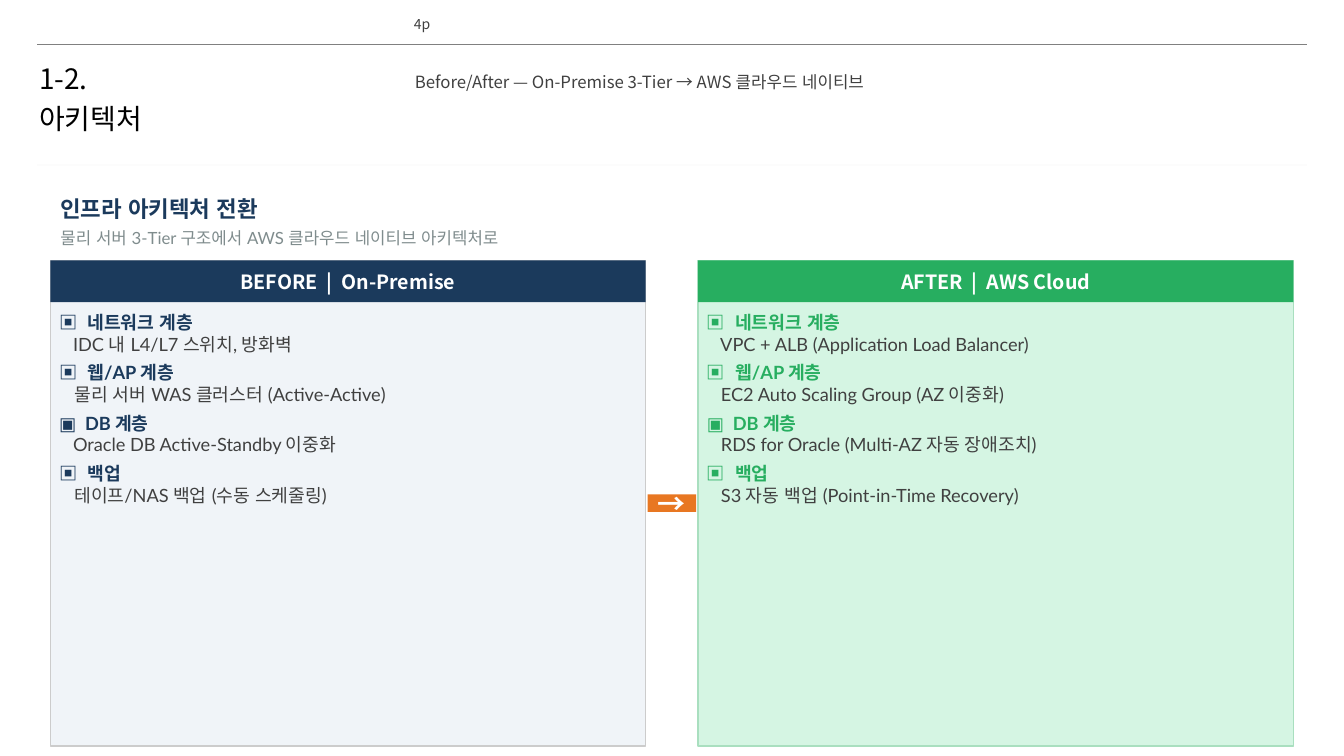
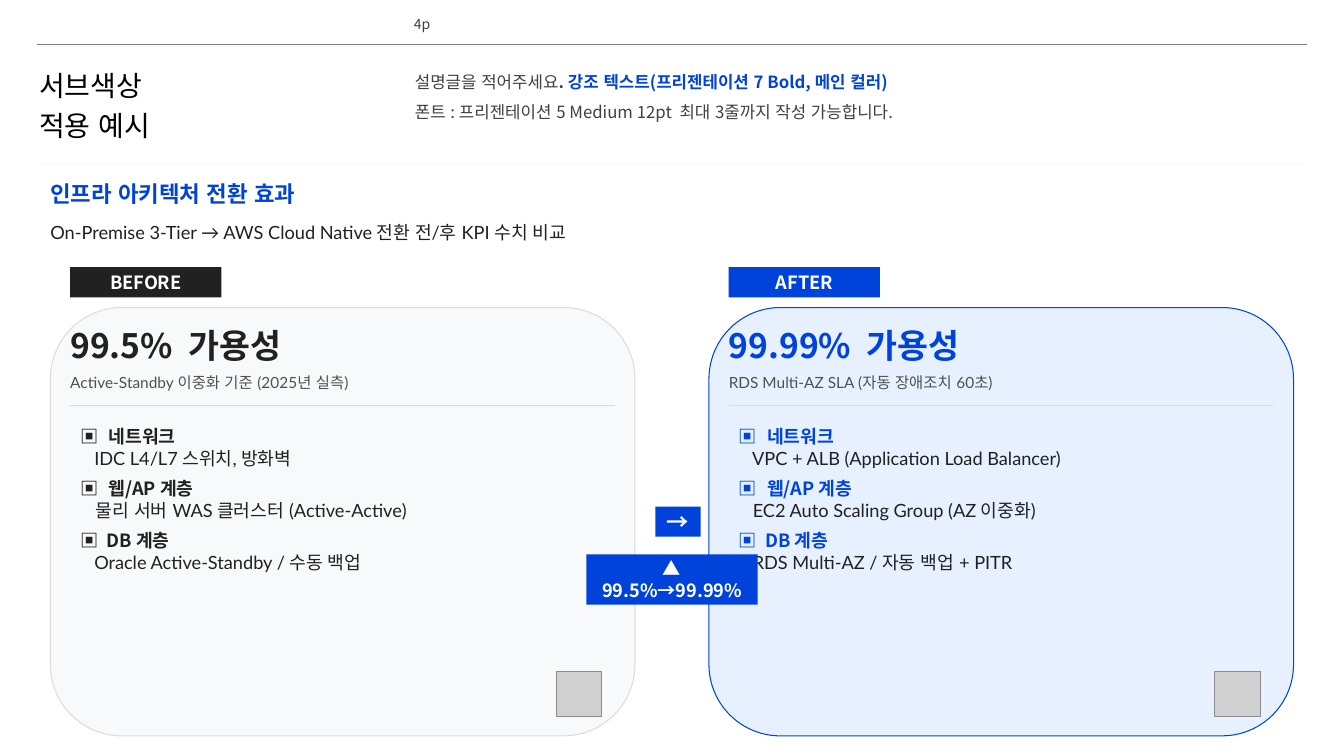
Before and after one commit to lhs6395-hslee/project-steer, a slide deck: slide 4 of results/pptx/Oracle_DB_Migration_Guide.pptx. Drawn at 1344x756 pixels with LibreOffice and Linux fonts; fonts in the diff are those of the drawing; grey boxes stand for pictures; background and template pictures are left out. Boxes give left, top, right and bottom in pixels: in the first picture for what was removed or moved away, otherwise in the second. Text is boxed around its words. In the diff, an @@ line names an element or a change of style, - is before the commit and + after.

```diff
--- a/results/pptx/Oracle_DB_Migration_Guide.pptx
+++ b/results/pptx/Oracle_DB_Migration_Guide.pptx
@@ text at (39,72,150,139): text changed @@
-1-2.
-아키텍처
+서브색상
+적용 예시
@@ text at (415,74,893,122): text changed @@
-Before/After — On-Premise 3-Tier → AWS 클라우드 네이티브
+설명글을 적어주세요. 강조 텍스트(프리젠테이션 7 Bold, 메인 컬러)
+폰트 : 프리젠테이션 5 Medium 12pt 최대 3줄까지 작성 가능합니다.
@@ text at (50,183,295,204): text changed; text colour #1B3A5C to #0043DA @@
-인프라 아키텍처 전환
+인프라 아키텍처 전환 효과
@@ text at (50,224,566,241): text changed; size 12 to 13 pt; text colour #7F8C8D to #212121 @@
-물리 서버 3-Tier 구조에서 AWS 클라우드 네이티브 아키텍처로
+On-Premise 3-Tier → AWS Cloud Native 전환 전/후 KPI 수치 비교
@@ rectangle removed at (50,260,646,746) @@
@@ rectangle removed at (50,260,646,302) @@
-BEFORE | On-Premise
@@ rectangle added at (71,267,222,297), fill #212121, 13 pt, text #FFFFFF, bold @@
+BEFORE
@@ rectangle removed at (699,260,1295,746) @@
@@ rectangle removed at (699,260,1295,302) @@
-AFTER | AWS Cloud
@@ rectangle added at (729,267,880,297), fill #0043DA, 13 pt, text #FFFFFF, bold @@
+AFTER
@@ rounded rectangle added at (50,308,635,736), fill #F8F9FA, outline #DCDCDC 0.75 pt @@
@@ text added at (70,329,281,361), 24 pt, text #212121, bold @@
+99.5% 가용성
@@ rounded rectangle added at (709,308,1294,736), fill #E6F0FF, outline #0043DA 0.75 pt @@
@@ text added at (729,323,960,361), 24 pt, text #0043DA, bold @@
+99.99% 가용성
@@ text added at (70,375,349,391), 11 pt, text #505050 @@
+Active-Standby 이중화 기준 (2025년 실측)
@@ text added at (729,375,992,390), 11 pt, text #505050 @@
+RDS Multi-AZ SLA (자동 장애조치 60초)
@@ text "▣ 네트워크": place and size @@
-text "▣ 네트워크" at (73,313,386,505)
+text "▣ 네트워크" at (94,427,407,572)
@@ rectangle added at (71,405,615,406), fill #DCDCDC @@
@@ text "▣ 네트워크": place and size @@
-text "▣ 네트워크" at (720,313,1037,505)
+text "▣ 네트워크" at (752,427,1060,574)
@@ rectangle added at (729,405,1273,406), fill #DCDCDC @@
@@ text at (94,427,291,467): text changed; text colour #404040 to #212121 @@
-▣ 네트워크 계층
-IDC 내 L4/L7 스위치, 방화벽
+▣ 네트워크
+IDC L4/L7 스위치, 방화벽
@@ text at (767,427,834,445): text changed; font Lato to Noto Sans CJK KR; text colour #27AE60 to #0043DA @@
-▣ 네트워크 계층
+▣ 네트워크
@@ text at (96,479,407,549): font Lato to Noto Sans CJK KR, text colour #1B3A5C to #212121 in "▣ 웹/AP 계층", "▣ DB 계층"; text colour #404040 to #212121 in "물리 서버 WAS 클러스터 (Active-Active)" @@
@@ text at (752,451,1060,549): text colour #404040 to #212121 in "VPC + ALB (Application Load Balancer)", "EC2 Auto Scaling Group (AZ 이중화)"; font Lato to Noto Sans CJK KR, text colour #27AE60 to #0043DA in "▣ 웹/AP 계층", "▣ DB 계층" @@
@@ rectangle "→": place and size @@
-rectangle "→" at (648,494,697,511)
+rectangle "→" at (655,507,701,537)
@@ rectangle "→" at (655,507,701,537): size 20 to 16 pt; fill #E87722 to #0043DA @@
@@ text at (94,554,361,572): text changed; text colour #404040 to #212121 @@
-Oracle DB Active-Standby 이중화
-▣ 백업
-테이프/NAS 백업 (수동 스케줄링)
+Oracle Active-Standby / 수동 백업
@@ rectangle added at (587,555,758,605), fill #0043DA, 13 pt, text #FFFFFF, bold @@
+▲ 99.5%→99.99%
@@ text at (753,554,1012,574): text changed; text colour #404040 to #212121 @@
-RDS for Oracle (Multi-AZ 자동 장애조치)
-▣ 백업
-S3 자동 백업 (Point-in-Time Recovery)
+RDS Multi-AZ / 자동 백업 + PITR
@@ picture added at (557,671,602,717) @@
@@ picture added at (1215,671,1260,717) @@
```
Also in this commit, not shown: 8 other slides changed.
